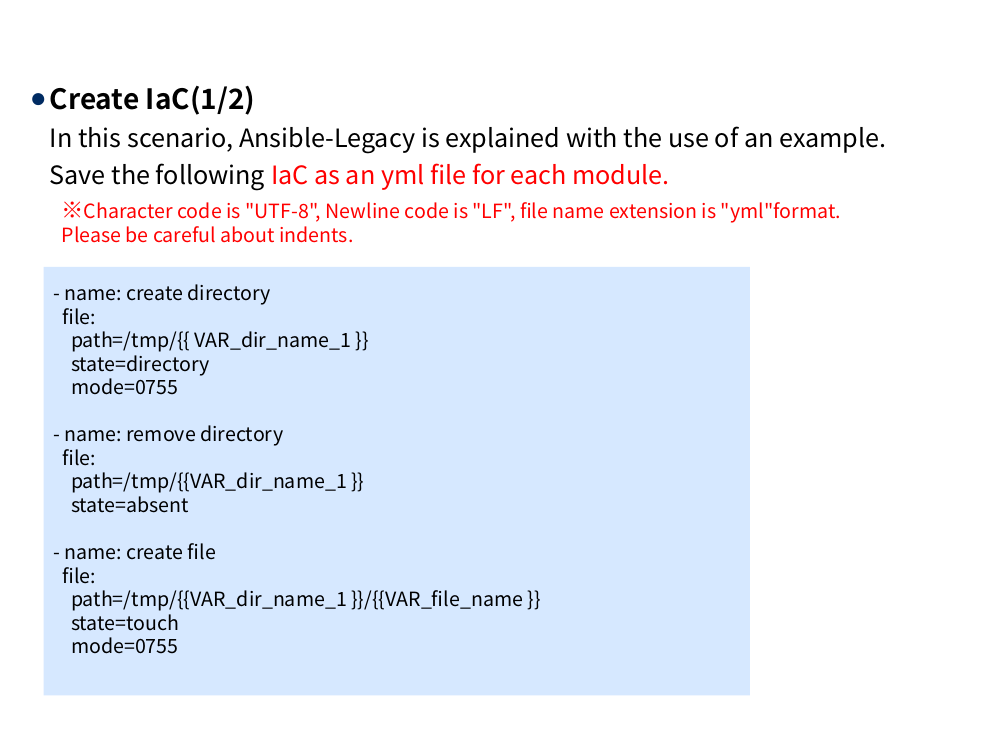
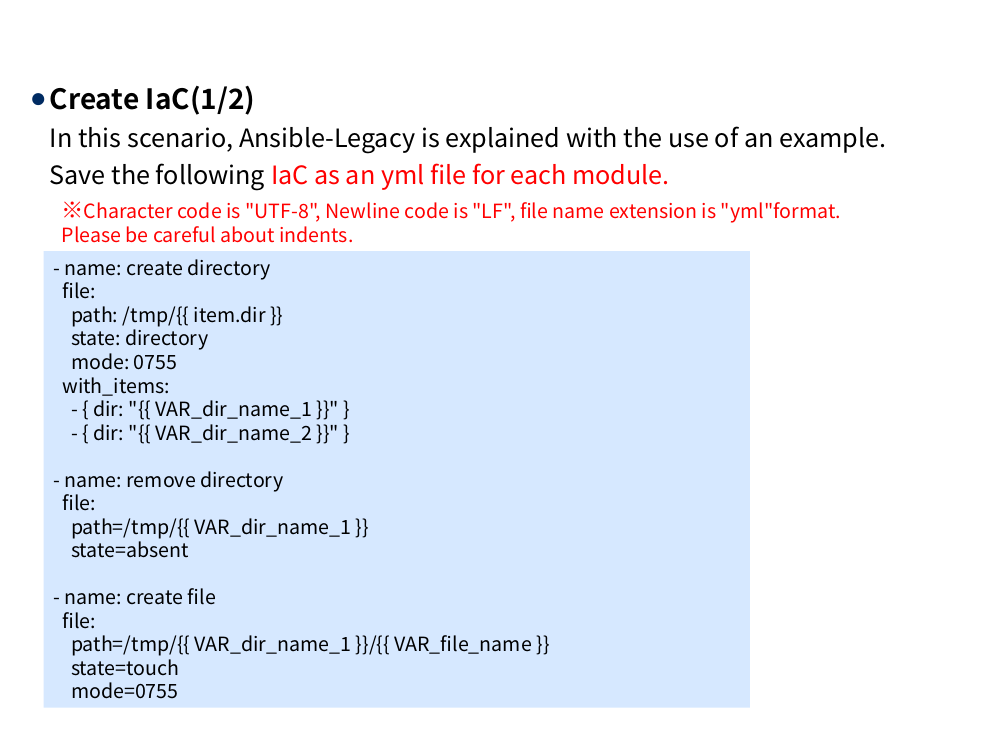
Before and after one commit to exastro-suite/it-automation-docs, a slide deck: slide 8 of asset/Learn/ITA-Conductor_practice_en.pptx. Drawn at 1008x756 pixels with LibreOffice and Linux fonts; fonts in the diff are those of the drawing; background and template pictures are left out. Boxes give left, top, right and bottom in pixels: in the first picture for what was removed or moved away, otherwise in the second. Text is boxed around its words. In the diff, an @@ line names an element or a change of style, - is before the commit and + after.

```diff
--- a/asset/Learn/ITA-Conductor_practice_en.pptx
+++ b/asset/Learn/ITA-Conductor_practice_en.pptx
@@ rectangle "- name: create directory": place and size @@
-rectangle "- name: create directory" at <box>43,267,750,696</box>
+rectangle "- name: create directory" at <box>43,251,750,708</box>
@@ text in rectangle at <box>62,306,313,443</box>: text changed @@
-path=/tmp/{{ VAR_dir_name_1 }}
-state=directory
-mode=0755
+path: /tmp/{{ item.dir }}
+state: directory
+mode: 0755
+with_items:
+- { dir: "{{ VAR_dir_name_1 }}" }
+- { dir: "{{ VAR_dir_name_2 }}" }
@@ text in rectangle at <box>71,518,351,539</box>: spaces changed @@
-path=/tmp/{{VAR_dir_name_1 }}
+path=/tmp/{{ VAR_dir_name_1 }}
@@ text in rectangle at <box>71,635,532,656</box>: spaces changed @@
-path=/tmp/{{VAR_dir_name_1 }}/{{VAR_file_name }}
+path=/tmp/{{ VAR_dir_name_1 }}/{{ VAR_file_name }}
```
Also in this commit, not shown: 3 other slides changed, 12 other files.
